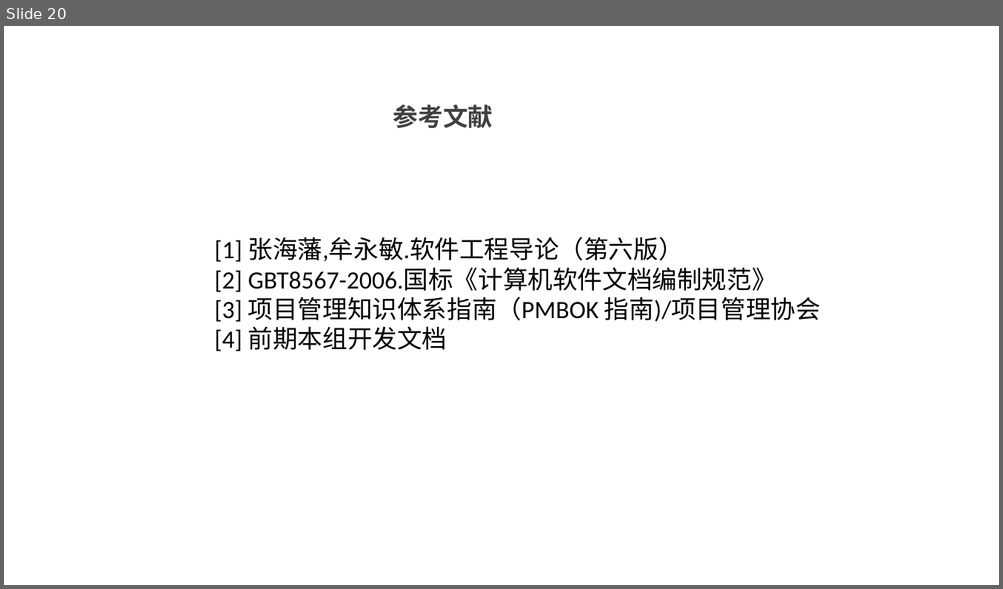
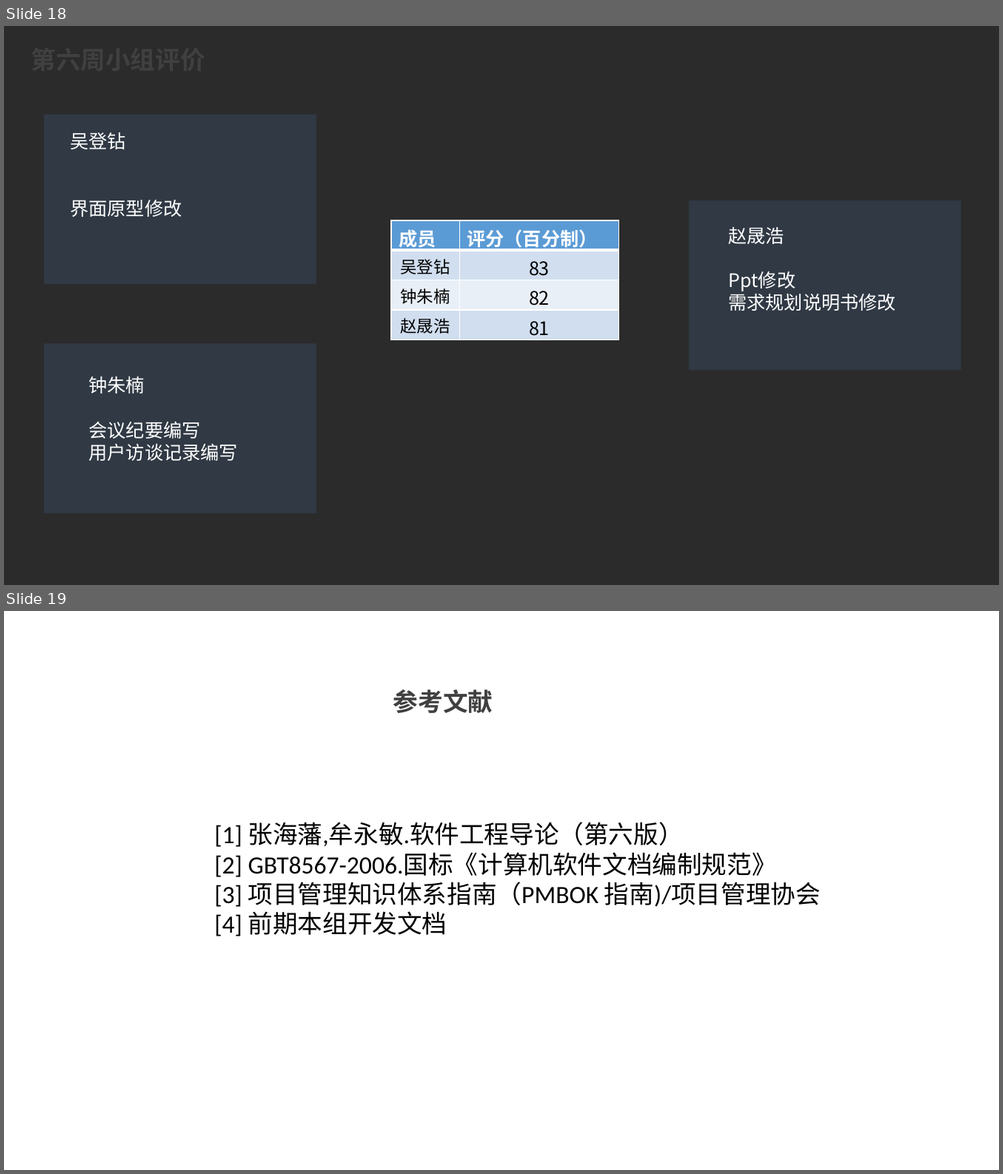
Before and after one commit to wo-ay/G10, a slide deck: 项目文档/文档与ppt/G10SRS评审PPT.pptx. Shown one above the other, each under a label of ours: slide 20 before the commit, slides 18 and 19 after it. The pictures are 1003x589 and 1003x1174 pixels, drawn with LibreOffice and Linux fonts; fonts in the diff are those of the drawing; background and template pictures are left out; a plain dark background stands for a picture behind light text. Boxes give left, top, right and bottom in pixels: in the first picture for what was removed or moved away, otherwise in the second. Text is boxed around its words. In the diff, an @@ line names an element or a change of style, - is before the commit and + after.

```diff
--- a/项目文档/文档与ppt/G10SRS评审PPT.pptx
+++ b/项目文档/文档与ppt/G10SRS评审PPT.pptx
@@ slide 18 added at bbox=[4, 26, 999, 585], background picture (left out) @@
@@ rectangle added at bbox=[44, 115, 316, 285], fill #333F50 at 70% opacity @@
@@ text added at bbox=[70, 133, 182, 217], 18 pt, text #FFFFFF @@
+吴登钻
+界面原型修改
@@ rectangle added at bbox=[689, 201, 962, 371], fill #333F50 at 70% opacity @@
@@ table added at bbox=[391, 221, 620, 340], 4 rows, 2 columns @@
+成员 | 评分（百分制）
+吴登钻 | 83
+钟朱楠 | 82
+赵晟浩 | 81
@@ text added at bbox=[466, 230, 597, 250], 24 pt, text #404040, bold @@
+第六周小组评价
@@ text added at bbox=[728, 227, 896, 311], 18 pt, text #FFFFFF @@
+赵晟浩
+Ppt修改
+需求规划说明书修改
@@ rectangle added at bbox=[44, 344, 316, 514], fill #333F50 at 70% opacity @@
@@ text added at bbox=[89, 377, 239, 461], 18 pt, text #FFFFFF @@
+钟朱楠
+会议纪要编写
+用户访谈记录编写
@@ what was slide 20 is now slide 19 @@
```
Also in this commit, not shown: 5 slides changed, 3 other slides added, 5 slides removed, 1 other file.
